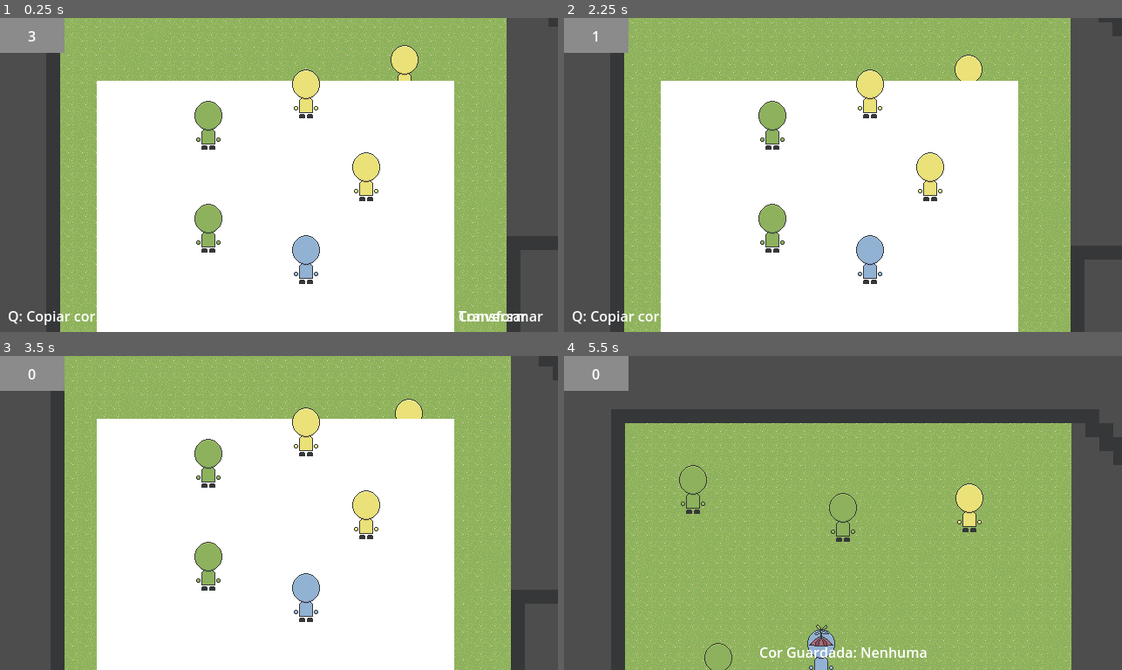
Above: before the commit, frames 1-4 (two rows, left to right).
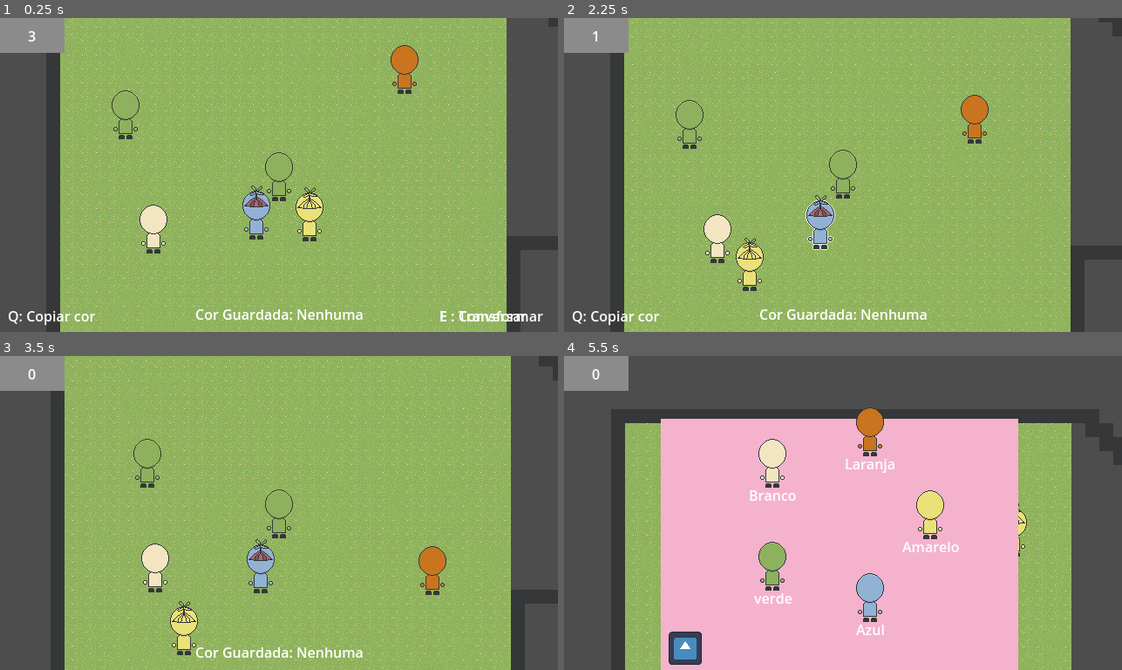
Above: after the commit, the same moments.

Repository: AugustoRemus/DetetiveGrafos
Game: Godot game, scene res://Scenes/DebugTeste/fase_debug.tscn
The game is run twice, just before and just after one commit, with the same random seed, the same clock (stepped at 60 frames per second) and the same inputs. The engine's default icon, where the game draws it, is replaced by a stand-in: a white triangle on a blue panel in a dark square.
Inputs (mouse positions are in pixels of both pictures, inside the frame that each line leads up to):
- Up to frame 1 (0.25 s): no input
- Up to frame 2 (2.25 s): click (932, 175) at 0.52 s; click (870, 256) at 1.27 s; move the mouse to (965, 159) at 2.02 s; hold W (up) from 2.03 s (still down); tap E (E) at 2.1 s
- Up to frame 3 (3.5 s): tap A (L) at 2.3, 2.85 s; move the mouse to (167, 528) at 2.77 s; release W (up) at 2.78 s; hold S (down) from 2.78 s (still down); tap D (R) at 3.05 s
- Up to frame 4 (5.5 s): move the mouse to (898, 443) at 3.52 s; release S (down) at 3.53 s; hold W (up) 3.53-5.03 s; tap D (R) at 3.6, 5.3 s; tap E (E) at 3.8, 4.35 s; move the mouse to (815, 575) at 4.27 s; tap A (L) at 4.55 s; move the mouse to (1010, 560) at 5.02 s; hold S (down) from 5.03 s (still down); hold Space (Espaco) from 5.03 s (still down)

The runs differ from the first frame. In frame 1, 51% of the frame differs, in the area x 17-82%, y 8-100%; in frame 2, 51%; in frame 3, 51%; in frame 4, 51%, in the area x 17-83%, y 16-100%.

Commit message:
falta as arestas

Diff:
--- /dev/null
+++ b/detetivegrafos/ResourcesNpcs/teste/branco.tres
@@ -0,0 +1,14 @@
+[gd_resource type="Resource" script_class="NPCs" load_steps=3 format=3 uid="uid://cqdq6qnuwsrqm"]
+
+[ext_resource type="Texture2D" uid="uid://clu5lpw4lg06a" path="res://Sprites/Placeholders/brancoDebug.png" id="1_8w6md"]
+[ext_resource type="Script" uid="uid://b12qt62netlng" path="res://ResourcesNpcs/NPCsResource.gd" id="2_t3git"]
+
+[resource]
+script = ExtResource("2_t3git")
+Rsprite = ExtResource("1_8w6md")
+RnomeCor = "Branco"
+Rspeed = 30.0
+RbobSpeed = 0.0
+RtempoEsperaMin = 0.0
+RtempoEsperaMax = 30.0
+metadata/_custom_type_script = "uid://b12qt62netlng"
--- /dev/null
+++ b/detetivegrafos/ResourcesNpcs/teste/laranja.tres
@@ -0,0 +1,14 @@
+[gd_resource type="Resource" script_class="NPCs" load_steps=3 format=3 uid="uid://6p5ynvtcsw5u"]
+
+[ext_resource type="Texture2D" uid="uid://3342ilp5scj8" path="res://Sprites/Placeholders/laranjaDebug.png" id="1_rq2kr"]
+[ext_resource type="Script" uid="uid://b12qt62netlng" path="res://ResourcesNpcs/NPCsResource.gd" id="2_iix28"]
+
+[resource]
+script = ExtResource("2_iix28")
+Rsprite = ExtResource("1_rq2kr")
+RnomeCor = "Laranja"
+Rspeed = 100.0
+RbobSpeed = 0.0
+RtempoEsperaMin = 2.0
+RtempoEsperaMax = 2.0
+metadata/_custom_type_script = "uid://b12qt62netlng"
--- a/detetivegrafos/Scenes/DebugTeste/fase_debug.tscn
+++ b/detetivegrafos/Scenes/DebugTeste/fase_debug.tscn
@@ -12,6 +12,8 @@
 [ext_resource type="Resource" uid="uid://be4yad5y2ibvs" path="res://ResourcesNpcs/hats/teste1.tres" id="7_lackq"]
 [ext_resource type="Resource" uid="uid://bhjd461g6ghjv" path="res://ResourcesNpcs/hats/teste2.tres" id="9_kjhp6"]
 [ext_resource type="PackedScene" uid="uid://bncy03thb73r8" path="res://Scenes/timer.tscn" id="11_ibreo"]
+[ext_resource type="Resource" uid="uid://cqdq6qnuwsrqm" path="res://ResourcesNpcs/teste/branco.tres" id="13_33qen"]
+[ext_resource type="Resource" uid="uid://6p5ynvtcsw5u" path="res://ResourcesNpcs/teste/laranja.tres" id="14_y7e5s"]
 
 [sub_resource type="TileSetAtlasSource" id="TileSetAtlasSource_dhdj0"]
 resource_name = "Grama1"
@@ -108,6 +110,7 @@
 metadata/_edit_use_anchors_ = true
 
 [node name="grafoPlayer" parent="." node_paths=PackedStringArray("nodoDosNPC") instance=ExtResource("4_diom3")]
+visible = false
 nodoDosNPC = NodePath("../NPCs")
 
 [node name="TileMap" type="TileMap" parent="."]
@@ -153,10 +156,12 @@
 resourceNPC = ExtResource("7_bfw4o")
 nodosDestino = [NodePath("../../ArrayPontos/0"), NodePath("../../ArrayPontos/4")]
 
-[node name="BaseNPCs4" parent="NPCs" instance=ExtResource("3_ywf2r")]
+[node name="BaseNPCs4" parent="NPCs" node_paths=PackedStringArray("nodosDestino") instance=ExtResource("3_ywf2r")]
 position = Vector2(29, 214)
-resourceNPC = ExtResource("7_bfw4o")
+resourceNPC = ExtResource("13_33qen")
+nodosDestino = [NodePath("../../ArrayPontos/0"), NodePath("../../ArrayPontos/4"), NodePath("../../ArrayPontos/2")]
 
-[node name="BaseNPCs5" parent="NPCs" instance=ExtResource("3_ywf2r")]
+[node name="BaseNPCs5" parent="NPCs" node_paths=PackedStringArray("nodosDestino") instance=ExtResource("3_ywf2r")]
 position = Vector2(317, 31)
-resourceNPC = ExtResource("4_k7s56")
+resourceNPC = ExtResource("14_y7e5s")
+nodosDestino = [NodePath("../../ArrayPontos/4"), NodePath("../../ArrayPontos/2"), NodePath("../../ArrayPontos/1"), NodePath("../../ArrayPontos/0")]
--- /dev/null
+++ b/detetivegrafos/Scenes/Grafo/aresta_manager.gd
@@ -0,0 +1,10 @@
+extends Node
+
+
+var arestas: Array[Vector2]
+
+func addAresta(v1, v2):
+	for aresta in arestas:
+		#if aresta.vertices == Vector2(v1,v2) or aresta == Vector2(v2,v1):
+			#aresta.
+			pass
--- a/detetivegrafos/Scenes/Grafo/circular_container.gd
+++ b/detetivegrafos/Scenes/Grafo/circular_container.gd
@@ -27,6 +27,9 @@
 			var angle_deg = start_angle + i * angle_step
 			var angle_rad = deg_to_rad(angle_deg)
 
+			#da o id para controlar a matriz
+			child._id = i
+
 			#Calcula posição usando seno e cosseno
 			var x = radius * cos(angle_rad)
 			var y = radius * sin(angle_rad)
--- a/detetivegrafos/Scenes/Grafo/grafo_player.tscn
+++ b/detetivegrafos/Scenes/Grafo/grafo_player.tscn
@@ -1,10 +1,13 @@
-[gd_scene load_steps=3 format=3 uid="uid://cwqyfflrmmchj"]
+[gd_scene load_steps=5 format=3 uid="uid://cwqyfflrmmchj"]
 
 [ext_resource type="Script" uid="uid://cth6dtgl3qcuv" path="res://Scripts/grafo_player.gd" id="1_ds4nc"]
 [ext_resource type="Script" uid="uid://b02agc5y4g24y" path="res://Scenes/Grafo/circular_container.gd" id="2_i1jcp"]
+[ext_resource type="Texture2D" uid="uid://2j7ortssax6w" path="res://icon.svg" id="3_akgc4"]
+[ext_resource type="Script" uid="uid://bp10ijjl3k8n0" path="res://Scenes/Grafo/aresta_manager.gd" id="4_icoyr"]
 
-[node name="grafoPlayer" type="CanvasLayer" node_paths=PackedStringArray("circularContainer")]
+[node name="grafoPlayer" type="CanvasLayer" node_paths=PackedStringArray("arestaManager", "circularContainer")]
 script = ExtResource("1_ds4nc")
+arestaManager = NodePath("ArestaManager")
 circularContainer = NodePath("CircularContainer")
 
 [node name="ColorRect" type="ColorRect" parent="."]
@@ -12,6 +15,7 @@
 offset_top = 72.0
 offset_right = 521.0
 offset_bottom = 362.0
+color = Color(0.958839, 0.696485, 0.801812, 1)
 
 [node name="CircularContainer" type="Control" parent="."]
 layout_mode = 3
@@ -27,3 +31,16 @@
 grow_horizontal = 2
 grow_vertical = 2
 script = ExtResource("2_i1jcp")
+
+[node name="Entregar" type="TextureButton" parent="."]
+offset_left = 120.0
+offset_top = 316.0
+offset_right = 248.0
+offset_bottom = 444.0
+scale = Vector2(0.3, 0.3)
+texture_normal = ExtResource("3_akgc4")
+
+[node name="ArestaManager" type="Node" parent="."]
+script = ExtResource("4_icoyr")
+
+[connection signal="pressed" from="Entregar" to="." method="_on_entregar_pressed"]
--- a/detetivegrafos/Scenes/Grafo/vertice.tscn
+++ b/detetivegrafos/Scenes/Grafo/vertice.tscn
@@ -1,10 +1,28 @@
-[gd_scene load_steps=3 format=3 uid="uid://d32giarwu8rbf"]
+[gd_scene load_steps=5 format=3 uid="uid://d32giarwu8rbf"]
 
 [ext_resource type="Script" uid="uid://mjp6g37b1v5c" path="res://scripts/vertice.gd" id="1_mkta5"]
 [ext_resource type="Texture2D" uid="uid://u4jbpgk8diog" path="res://Sprites/Placeholders/NPCAmarelo.png" id="1_p6hgy"]
+[ext_resource type="Texture2D" uid="uid://u1m0qrq4xts8" path="res://Sprites/Placeholders/silhueta.png" id="3_srqp5"]
+[ext_resource type="Texture2D" uid="uid://cl5hxhfvi1v3c" path="res://Sprites/Placeholders/silhuetaAmarela.png" id="4_h5rbj"]
 
-[node name="Vertice" type="TextureButton"]
+[node name="Vertice" type="TextureButton" node_paths=PackedStringArray("labelNome")]
 offset_right = 40.0
 offset_bottom = 40.0
 texture_normal = ExtResource("1_p6hgy")
 script = ExtResource("1_mkta5")
+silhueta = ExtResource("3_srqp5")
+silhuetaAmarela = ExtResource("4_h5rbj")
+labelNome = NodePath("nome cor")
+
+[node name="nome cor" type="Label" parent="."]
+layout_mode = 0
+offset_left = -29.0
+offset_top = 46.0
+offset_right = 95.0
+offset_bottom = 95.0
+text = "Cor muito longa
+"
+horizontal_alignment = 1
+vertical_alignment = 1
+
+[connection signal="pressed" from="." to="." method="_on_pressed"]
--- a/detetivegrafos/Scripts/Fase/AleatorioBase.gd
+++ b/detetivegrafos/Scripts/Fase/AleatorioBase.gd
@@ -19,7 +19,7 @@
 				linha.append("x")
 			#se n zero
 			else:
-				linha.append(0)
+				linha.append("0")
 		#adiciona a linha
 		matriz_adjacencia.append(linha)
 
@@ -30,7 +30,7 @@
 		for j in range(n):
 			if i != j:
 				#bota 0 ou 1 se forem diferente
-				matriz_adjacencia[i][j] = randi() % 2
+				matriz_adjacencia[i][j] = str(randi() % 2)
 				matriz_adjacencia[j][i] = matriz_adjacencia[i][j]
 
 	return matriz_adjacencia
--- a/detetivegrafos/Scripts/Fase/FaseLogica.gd
+++ b/detetivegrafos/Scripts/Fase/FaseLogica.gd
@@ -58,3 +58,6 @@
 	#ta dando erro aqui, n ta passando
 	for npc in ListaNPCs:
 		npc.LogicaInteraçoes.setMatriz(matrizNPCs)
+
+func finalizou():
+	print("fim d jogo")
--- a/detetivegrafos/Scripts/NPCs/base_np_cs.gd
+++ b/detetivegrafos/Scripts/NPCs/base_np_cs.gd
@@ -64,3 +64,7 @@
 
 func setID(novoId: int):
 	id = novoId
+	#print("sou da cor:")
+	#print(nomeCor)
+	#print("e meu id é :")
+	#print(id)
--- a/detetivegrafos/Scripts/grafo_player.gd
+++ b/detetivegrafos/Scripts/grafo_player.gd
@@ -7,8 +7,13 @@
 
 var _matrizPlayer
 
+@export var arestaManager: Node
+
 
 @export var circularContainer: Control
+
+var _NPC1Aresta = null
+#var _NPC2Aresta = null
 
 func _ready() -> void:
 	pegaOsNPCs()
@@ -46,7 +51,7 @@
 				linha.append("x")
 			#se n zero
 			else:
-				linha.append(0)
+				linha.append("0")
 		#adiciona a linha
 		matriz_adjacencia.append(linha)
 	_matrizPlayer = matriz_adjacencia
@@ -55,6 +60,74 @@
 	var contador = 0
 	for filho in NPCS:
 		var botao = vertice.instantiate()
-		botao.texture_normal = NPCS[contador].resourceNPC.Rsprite
+
+		botao.setarTextura(NPCS[contador].resourceNPC)
 		contador+= 1
 		circularContainer.add_child(botao)
+
+
+
+func _on_entregar_pressed() -> void:
+	get_parent().finalizou()
+
+
+
+
+func addAresta(numeroIdNPC):
+	#se só tem 1 clicado
+	if _NPC1Aresta == null:
+		_NPC1Aresta = numeroIdNPC
+		return
+	var existe = _checarAresta(numeroIdNPC,_NPC1Aresta)
+
+	#tirar aresta
+	if existe:
+		_matrizPlayer[_NPC1Aresta][numeroIdNPC] = "0"
+		_matrizPlayer[numeroIdNPC][_NPC1Aresta] = "0"
+		#remover o efeito
+
+		print("aresta removida entre os id:")
+		print(_NPC1Aresta)
+		print(numeroIdNPC)
+
+	else:
+
+
+
+		_matrizPlayer[_NPC1Aresta][numeroIdNPC] = "1"
+		_matrizPlayer[numeroIdNPC][_NPC1Aresta] = "1"
+
+		#add efeito
+		print("aresta adiciona entre os id:")
+		print(_NPC1Aresta)
+		print(numeroIdNPC)
+	#marca na matriz
+
+
+	#reseta todos
+	for filinhos in circularContainer.get_children():
+		filinhos.voltarNormal()
+
+	#reseta o primeiro numero aqui salvo
+	_NPC1Aresta = null
+	_printMatriz()
+
+
+func _printMatriz():
+	print("matriz player mudou")
+	for linha in _matrizPlayer:
+		var linha_str = ""
+		for valor in linha:
+			linha_str += str(valor) + " "
+		print(linha_str.strip_edges())
+
+
+func resetClicado():
+	_NPC1Aresta = null
+	#print("fui resetado")
+
+func _checarAresta(V1, V2)->bool:
+	if _matrizPlayer[V1][V2] =="1":
+		return true
+	else:
+		return false
--- a/detetivegrafos/Scripts/vertice.gd
+++ b/detetivegrafos/Scripts/vertice.gd
@@ -1,8 +1,74 @@
 extends TextureButton
 
 @export var npc = CharacterBody2D
+@export var silhueta = Texture
+@export var silhuetaAmarela = Texture
+
+@export var labelNome= Label
+
+var _id
+
+var clicado = false
+
+var texturaNormal
+var texturaHover
+var texturaClicado
 
 
-func _ready() -> void:
-	pass
-	#texture_normal = npc.sprite.texture
+func setarTextura(sprite):
+
+	texturaNormal = sprite.Rsprite
+	texturaHover = combinar_texturasHover(sprite.Rsprite)
+	texturaClicado = combinar_texturasClicado(sprite.Rsprite)
+	texture_normal = texturaNormal
+	texture_hover = texturaHover
+	labelNome.text = sprite.RnomeCor
+
+
+func combinar_texturasHover(tex1: Texture2D) -> Texture:
+	#cria uma imagem baseada na textura principal
+	var img = tex1.get_image()
+	var base_size = img.get_size()
+
+	#copia a silhueta em cima
+	var img_sombra = silhueta.get_image()
+	img.blend_rect(img_sombra, Rect2(Vector2.ZERO, img_sombra.get_size()), Vector2.ZERO)
+
+	#converte
+	return ImageTexture.create_from_image(img)
+
+
+func combinar_texturasClicado(tex1: Texture2D) -> Texture:
+	#cria uma imagem baseada na textura principal
+	var img = tex1.get_image()
+	var base_size = img.get_size()
+
+	#copia a silhueta em cima
+	var img_sombra = silhuetaAmarela.get_image()
+	img.blend_rect(img_sombra, Rect2(Vector2.ZERO, img_sombra.get_size()), Vector2.ZERO)
+
+	#converte
+	return ImageTexture.create_from_image(img)
+
+
+func _on_pressed() -> void:
+	#print("voce clicou agorora no id:")
+	#print(_id)
+	if clicado:
+		voltarNormal()
+	else:
+		clicado = true
+		texture_normal = texturaClicado
+		fuiClicado(true)
+
+
+func fuiClicado(condicao):
+	if condicao:
+		get_parent().get_parent().addAresta(_id)
+	if !condicao:
+		get_parent().get_parent().resetClicado()
+
+func voltarNormal():
+	clicado = false
+	texture_normal = texturaNormal
+	fuiClicado(false)
Not shown: 1 places in detetivegrafos/Scenes/DebugTeste/fase_debug.tscn that only renumber resources
Not shown, added: detetivegrafos/Scenes/Grafo/aresta_manager.gd.uid
Binary file added: detetivegrafos/Sprites/Placeholders/brancoDebug.png
Not shown, added: detetivegrafos/Sprites/Placeholders/brancoDebug.png.import
Binary file added: detetivegrafos/Sprites/Placeholders/laranjaDebug.png
Not shown, added: detetivegrafos/Sprites/Placeholders/laranjaDebug.png.import
Binary file added: detetivegrafos/Sprites/Placeholders/silhuetaAmarela.png
Not shown, added: detetivegrafos/Sprites/Placeholders/silhuetaAmarela.png.import
